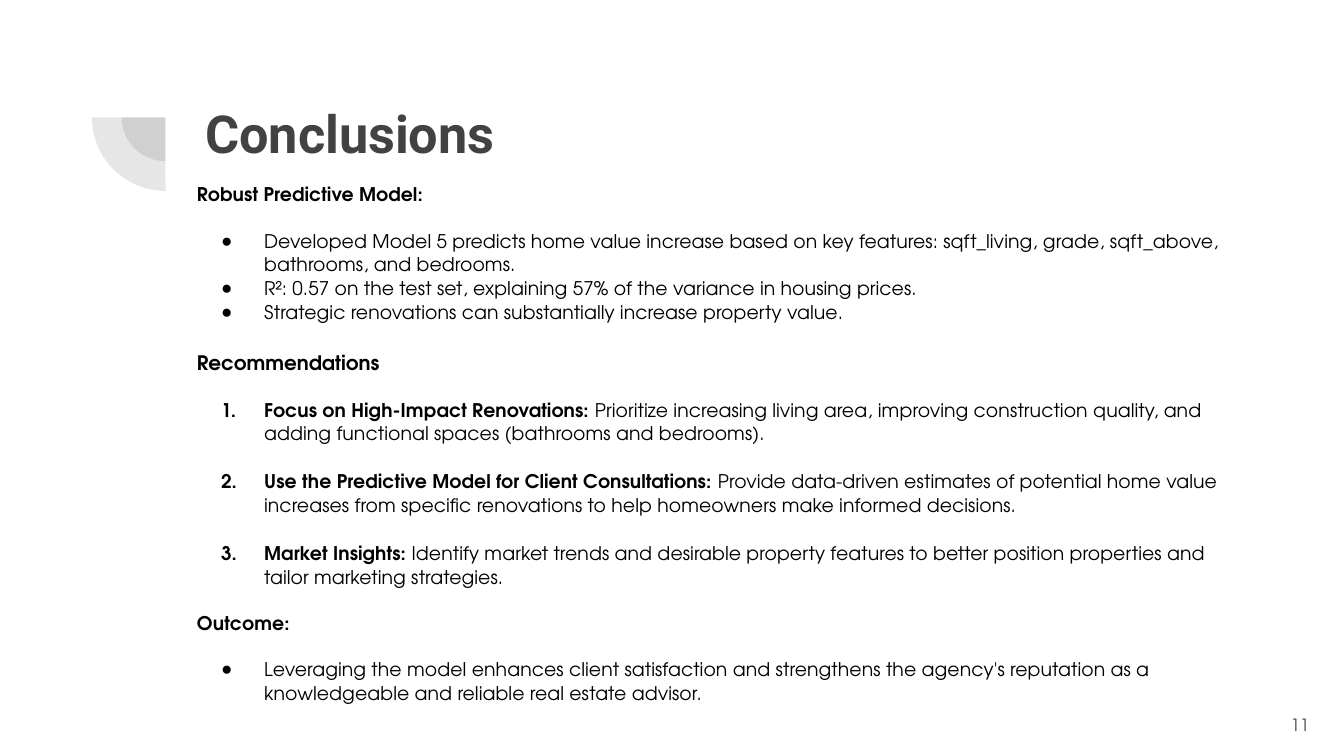
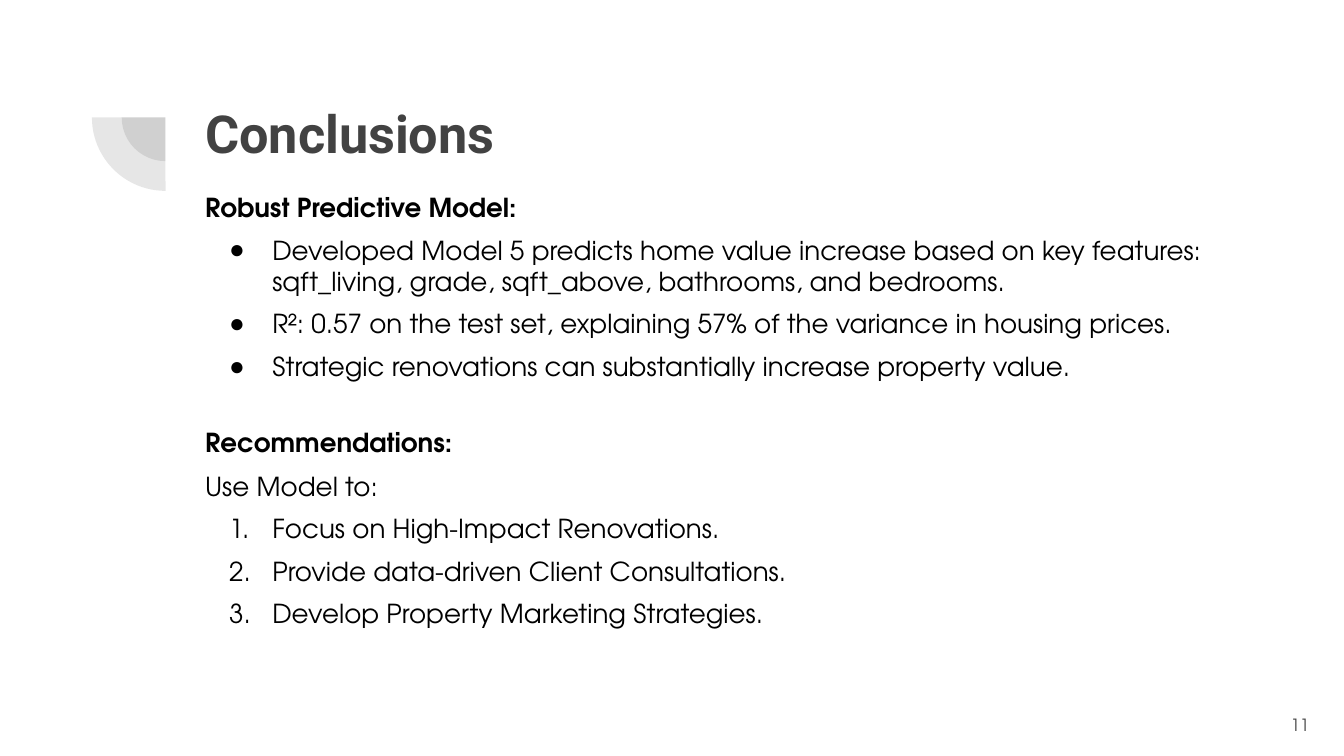
Before and after one commit to engige/king_county_modeling_project_g19, a slide deck: slide 11 of deliverables/King_County_Housing_Price_Modeling.pptx. Drawn at 1344x756 pixels with LibreOffice and Linux fonts; fonts in the diff are those of the drawing. Boxes give left, top, right and bottom in pixels: in the first picture for what was removed or moved away, otherwise in the second. Text is boxed around its words. In the diff, an @@ line names an element or a change of style, - is before the commit and + after.

```diff
--- a/deliverables/King_County_Housing_Price_Modeling.pptx
+++ b/deliverables/King_County_Housing_Price_Modeling.pptx
@@ text "Robust Predictive Model:": place and size @@
-text "Robust Predictive Model:" at (197, 186, 1218, 704)
+text "Robust Predictive Model:" at (205, 197, 1201, 629)
@@ text at (205, 197, 1201, 382): size 10.2 to 14 pt in "Robust Predictive Model:", "Developed Model 5 predicts home value increase ...", "R²: 0.57 on the test set, explaining ...", "Strategic renovations can substantially increase property va ..."; line spacing 1.05 to 1; less space between paragraphs; more space between paragraphs @@
@@ text at (205, 432, 786, 629): text changed; size 10.2 to 14 pt @@
-Recommendations
-1. Focus on High-Impact Renovations: Prioritize increasing living area, improving construction quality, and adding functional spaces (bathrooms and bedrooms).
-2. Use the Predictive Model for Client Consultations: Provide data-driven estimates of potential home value increases from specific renovations to help homeowners make informed decisions.
-3. Market Insights: Identify market trends and desirable property features to better position properties and tailor marketing strategies.
-Outcome:
-● Leveraging the model enhances client satisfaction and strengthens the agency's reputation as a knowledgeable and reliable real estate advisor.
+Recommendations:
+Use Model to:
+1. Focus on High-Impact Renovations.
+2. Provide data-driven Client Consultations.
+3. Develop Property Marketing Strategies.
```
Also in this commit, not shown: 5 other slides changed, 2 other files.
